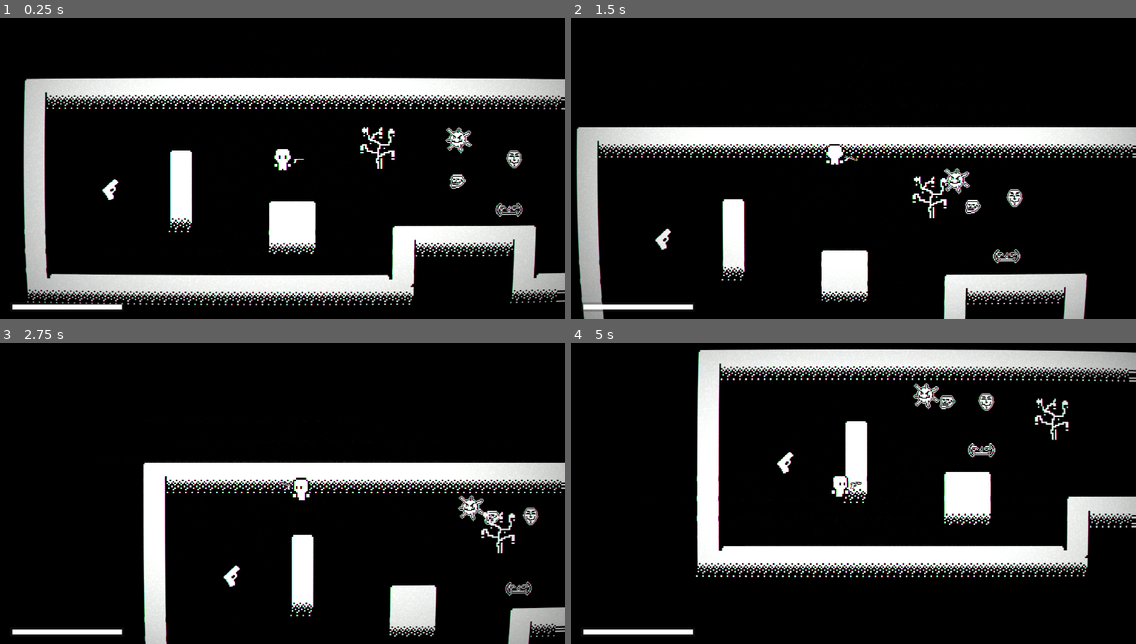
Above: before the commit, frames 1-4 (two rows, left to right).
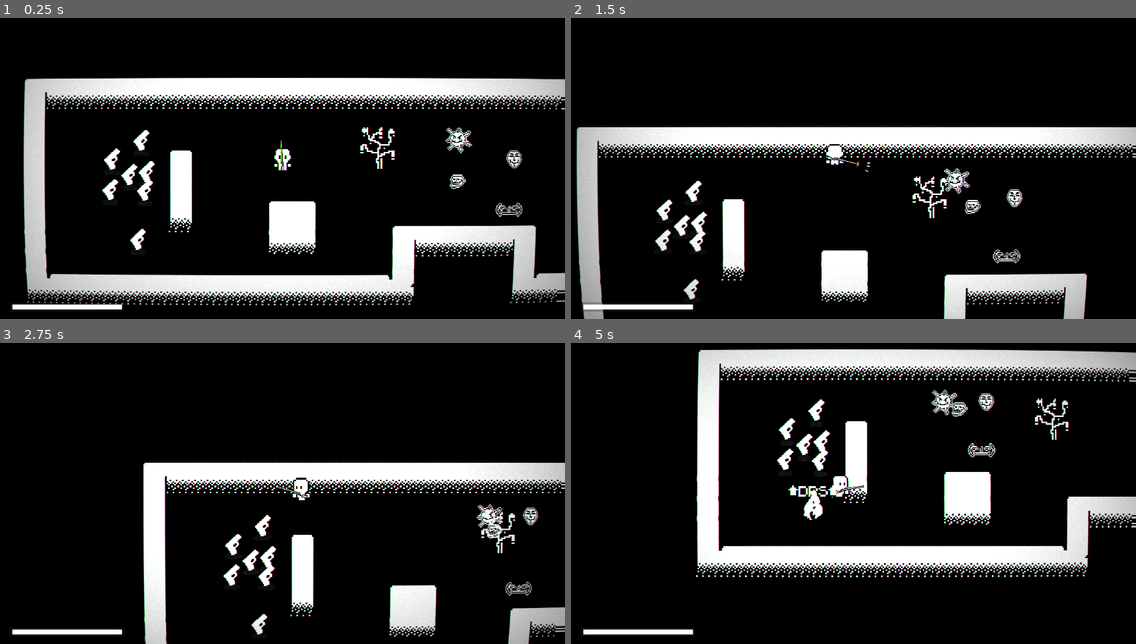
Above: after the commit, the same moments.

Repository: minusxne/GamerDude
Game: Godot game, scene res://survivors_game.tscn
Two runs of this game, one before a commit and one after it. Both use one fixed random seed, a clock stepped at 60 frames per second and the inputs below.
Inputs (mouse positions are in pixels of both pictures, inside the frame that each line leads up to):
- Up to frame 1 (0.25 s): no input
- Up to frame 2 (1.5 s): move the mouse to (825, 222) at 0.52 s; hold W (move_up) from 0.53 s (still down); click (825, 222) at 0.67 s; move the mouse to (1023, 207) at 1.27 s; click (1023, 207) at 1.42 s
- Up to frame 3 (2.75 s): move the mouse to (113, 436) at 2.02 s; release W (move_up) at 2.03 s; hold A (move_left) from 2.03 s (still down); click (113, 436) at 2.17 s
- Up to frame 4 (5 s): move the mouse to (881, 484) at 2.77 s; click (881, 484) at 2.92 s; move the mouse to (768, 406) at 3.52 s; release A (move_left) at 3.53 s; hold S (move_down) 3.53-4.28 s; click (768, 406) at 3.67 s; move the mouse to (977, 469) at 4.27 s; hold D (move_right) from 4.28 s (still down); click (977, 469) at 4.42 s

The runs differ from the first frame. In frame 1, 0.7% of the frame differs, in the area x 18-54%, y 37-78%; in frame 2, 0.8%; in frame 3, 1.3%; in frame 4, 1.6%, in the area x 36-71%, y 13-59%.

Commit message:
feat: integrated first powerup and added minor fixes

Diff:
--- a/powerup.tscn
+++ b/fire_rate_up.tscn
@@ -1,10 +1,87 @@
-[gd_scene load_steps=30 format=3 uid="uid://c2kvcybcbtvu7"]
-
-[ext_resource type="Texture2D" uid="uid://c42juha3siayv" path="res://assets/powerup_icons/Skillicon7_24.png" id="1_f7gwk"]
+[gd_scene load_steps=40 format=3 uid="uid://c2kvcybcbtvu7"]
+
 [ext_resource type="Script" path="res://powerup.gd" id="1_hy6jj"]
 [ext_resource type="Texture2D" uid="uid://wi0gbdxrkj20" path="res://assets/fire_explosion1.png" id="2_00j75"]
+[ext_resource type="Texture2D" uid="uid://bnts2fwu3bp7r" path="res://assets/powerup_effects/up_dps.png" id="2_vfw2o"]
+[ext_resource type="Texture2D" uid="uid://by1t068eov0jc" path="res://assets/fire_explosion2.png" id="3_s2avf"]
 [ext_resource type="Texture2D" uid="uid://c54nexvwxu2vg" path="res://assets/powerups/up_firerate.png" id="4_vw7e1"]
 
+[sub_resource type="AtlasTexture" id="AtlasTexture_mhf5x"]
+atlas = ExtResource("2_vfw2o")
+region = Rect2(0, 0, 64, 16)
+
+[sub_resource type="AtlasTexture" id="AtlasTexture_4j0nk"]
+atlas = ExtResource("2_vfw2o")
+region = Rect2(64, 0, 64, 16)
+
+[sub_resource type="AtlasTexture" id="AtlasTexture_7pkur"]
+atlas = ExtResource("2_vfw2o")
+region = Rect2(128, 0, 64, 16)
+
+[sub_resource type="AtlasTexture" id="AtlasTexture_6bu8p"]
+atlas = ExtResource("2_vfw2o")
+region = Rect2(192, 0, 64, 16)
+
+[sub_resource type="AtlasTexture" id="AtlasTexture_vjv13"]
+atlas = ExtResource("2_vfw2o")
+region = Rect2(0, 16, 64, 16)
+
+[sub_resource type="AtlasTexture" id="AtlasTexture_vh32y"]
+atlas = ExtResource("2_vfw2o")
+region = Rect2(64, 16, 64, 16)
+
+[sub_resource type="AtlasTexture" id="AtlasTexture_5ne5h"]
+atlas = ExtResource("2_vfw2o")
+region = Rect2(128, 16, 64, 16)
+
+[sub_resource type="AtlasTexture" id="AtlasTexture_cnleh"]
+atlas = ExtResource("2_vfw2o")
+region = Rect2(192, 16, 64, 16)
+
+[sub_resource type="AtlasTexture" id="AtlasTexture_b5hf0"]
+atlas = ExtResource("3_s2avf")
+region = Rect2(0, 0, 192, 16)
+
+[sub_resource type="SpriteFrames" id="SpriteFrames_ih8on"]
+animations = [{
+"frames": [{
+"duration": 1.0,
+"texture": SubResource("AtlasTexture_mhf5x")
+}, {
+"duration": 1.0,
+"texture": SubResource("AtlasTexture_4j0nk")
+}, {
+"duration": 1.0,
+"texture": SubResource("AtlasTexture_7pkur")
+}, {
+"duration": 1.0,
+"texture": SubResource("AtlasTexture_6bu8p")
+}, {
+"duration": 1.0,
+"texture": SubResource("AtlasTexture_vjv13")
+}, {
+"duration": 1.0,
+"texture": SubResource("AtlasTexture_vh32y")
+}, {
+"duration": 1.0,
+"texture": SubResource("AtlasTexture_5ne5h")
+}, {
+"duration": 1.0,
+"texture": SubResource("AtlasTexture_cnleh")
+}],
+"loop": true,
+"name": &"default",
+"speed": 18.0
+}, {
+"frames": [{
+"duration": 1.0,
+"texture": SubResource("AtlasTexture_b5hf0")
+}],
+"loop": true,
+"name": &"invisible",
+"speed": 0.0
+}]
+
 [sub_resource type="AtlasTexture" id="AtlasTexture_dtf01"]
 atlas = ExtResource("2_00j75")
 region = Rect2(0, 0, 64, 64)
@@ -52,10 +129,6 @@
 [sub_resource type="AtlasTexture" id="AtlasTexture_e27sp"]
 atlas = ExtResource("2_00j75")
 region = Rect2(704, 0, 64, 64)
-
-[sub_resource type="AtlasTexture" id="AtlasTexture_vc74w"]
-atlas = ExtResource("1_f7gwk")
-region = Rect2(0, 0, 32, 32)
 
 [sub_resource type="AtlasTexture" id="AtlasTexture_jwk0f"]
 atlas = ExtResource("4_vw7e1")
@@ -138,12 +211,9 @@
 }],
 "loop": true,
 "name": &"explode",
-"speed": 24.0
-}, {
-"frames": [{
-"duration": 1.0,
-"texture": SubResource("AtlasTexture_vc74w")
-}, {
+"speed": 18.0
+}, {
+"frames": [{
 "duration": 1.0,
 "texture": SubResource("AtlasTexture_jwk0f")
 }, {
@@ -188,7 +258,15 @@
 collision_mask = 8
 script = ExtResource("1_hy6jj")
 
-[node name="AnimatedSprite2D" type="AnimatedSprite2D" parent="."]
+[node name="pickupeffect" type="AnimatedSprite2D" parent="."]
+unique_name_in_owner = true
+texture_filter = 1
+position = Vector2(1, -65)
+scale = Vector2(3.08594, 2.84375)
+sprite_frames = SubResource("SpriteFrames_ih8on")
+autoplay = "invisible"
+
+[node name="item" type="AnimatedSprite2D" parent="."]
 unique_name_in_owner = true
 z_index = -1
 y_sort_enabled = true
@@ -196,9 +274,8 @@
 position = Vector2(1.90735e-06, -1)
 scale = Vector2(3.8125, 3.58594)
 sprite_frames = SubResource("SpriteFrames_oynfy")
-animation = &"float"
+animation = &"explode"
 autoplay = "float"
-frame_progress = 0.507652
 
 [node name="CollisionShape2D" type="CollisionShape2D" parent="."]
 position = Vector2(2, 18)
@@ -206,4 +283,5 @@
 shape = SubResource("CapsuleShape2D_osar3")
 
 [connection signal="body_entered" from="." to="." method="_on_body_entered"]
-[connection signal="animation_looped" from="AnimatedSprite2D" to="." method="_on_animated_sprite_2d_animation_looped"]
+[connection signal="animation_looped" from="pickupeffect" to="." method="_on_pickupeffect_animation_looped"]
+[connection signal="animation_looped" from="item" to="." method="_on_animated_sprite_2d_animation_looped"]
--- a/gun.gd
+++ b/gun.gd
@@ -4,6 +4,9 @@
 var flipped = false
 var mouse_position = get_global_mouse_position()
 @onready var player = get_node("/root/Game/Player")
+@onready var marker = %ShootingPoint
+@onready var pistol = %Pistol
+@onready var marker_offset_y = marker.position.y - 1
 
 func _physics_process(delta):
 	mouse_position = get_global_mouse_position()
@@ -14,20 +17,27 @@
 		shootcooldown = false
 
 func shoot():
-	%Pistol.play("shoot")
-	%Pistol.frame = 0
+	pistol.play("shoot")
+	pistol.frame = 0
 	const BULLET = preload("res://bullet.tscn")
 	var new_bullet = BULLET.instantiate()
-	new_bullet.global_position = %ShootingPoint.global_position
-	new_bullet.global_rotation = %ShootingPoint.global_rotation
-	%ShootingPoint.add_child(new_bullet)
+	new_bullet.global_position = marker.global_position
+	new_bullet.global_rotation = marker.global_rotation
+	marker.add_child(new_bullet)
 
 func flipGun():
 	var should_flip = mouse_position.x < player.global_position.x
+	pistol.flip_v = should_flip
+
+	if flipped:
+		marker.position.y = -marker_offset_y
+	else:
+		marker.position.y = marker_offset_y
+
+	flipped = should_flip
 
 	if (should_flip != flipped):
-		%Pistol.flip_v = should_flip
-		flipped = should_flip
+		pistol.flip_v = should_flip
 
 
 func fire_rate_up():
--- a/gun.tscn
+++ b/gun.tscn
@@ -74,13 +74,13 @@
 [node name="Pistol" type="AnimatedSprite2D" parent="WeaponPivot"]
 unique_name_in_owner = true
 texture_filter = 1
-position = Vector2(56, 1)
-scale = Vector2(2.3375, 2.01136)
+position = Vector2(63, 1)
+scale = Vector2(2.58437, 2.36648)
 sprite_frames = SubResource("SpriteFrames_q2a0s")
 
 [node name="ShootingPoint" type="Marker2D" parent="WeaponPivot/Pistol"]
 unique_name_in_owner = true
-position = Vector2(6.2069, -4.52601)
+position = Vector2(7.42082, -3.03448)
 
 [node name="Timer" type="Timer" parent="."]
 unique_name_in_owner = true
--- a/player.tscn
+++ b/player.tscn
@@ -1,9 +1,9 @@
-[gd_scene load_steps=57 format=3 uid="uid://c2wsmmjynx08p"]
+[gd_scene load_steps=56 format=3 uid="uid://c2wsmmjynx08p"]
 
 [ext_resource type="Script" path="res://player.gd" id="1_kp1ik"]
 [ext_resource type="Texture2D" uid="uid://6n8x4j40g5c7" path="res://characters/ROGdude/idle.png" id="2_xn5gq"]
 [ext_resource type="Texture2D" uid="uid://bec380iew8qpu" path="res://characters/ROGdude/walk.png" id="3_3b055"]
-[ext_resource type="PackedScene" uid="uid://cemgbe80y46kd" path="res://gun.tscn" id="4_uev3d"]
+[ext_resource type="PackedScene" uid="uid://u44hfyodoymr" path="res://shotgun.tscn" id="4_w03hp"]
 
 [sub_resource type="AtlasTexture" id="AtlasTexture_urqs1"]
 atlas = ExtResource("2_xn5gq")
@@ -389,9 +389,6 @@
 
 [sub_resource type="CircleShape2D" id="CircleShape2D_rtbhd"]
 radius = 40.0
-
-[sub_resource type="CircleShape2D" id="CircleShape2D_m8nj3"]
-radius = 39.0128
 
 [node name="Player" type="CharacterBody2D"]
 collision_layer = 9
@@ -427,11 +424,5 @@
 shape = SubResource("CircleShape2D_rtbhd")
 debug_color = Color(0.922377, 5.10186e-05, 0.687741, 0.42)
 
-[node name="Gun" parent="." instance=ExtResource("4_uev3d")]
-
-[node name="Area2D" type="Area2D" parent="."]
-collision_layer = 8
-
-[node name="CollisionShape2D2" type="CollisionShape2D" parent="Area2D"]
-position = Vector2(0, -5)
-shape = SubResource("CircleShape2D_m8nj3")
+[node name="Shotgun" parent="." instance=ExtResource("4_w03hp")]
+position = Vector2(0, 14)
--- a/powerup.gd
+++ b/powerup.gd
@@ -8,10 +8,14 @@
 	pass
 
 func _on_body_entered(body: Node2D) -> void:
+	if (%item!=null):
+		%item.scale = Vector2(2.2, 2.2)
+		%item.position = %item.position - Vector2(0, 15)
+		%item.play("explode")
 	picked_up = true
-	%AnimatedSprite2D.scale = Vector2(2.2, 2.2)
-	%AnimatedSprite2D.position = %AnimatedSprite2D.position - Vector2(0, 15)
-	%AnimatedSprite2D.play("explode")
+	if (%pickupeffect != null):
+		%pickupeffect.play("default")
+	# increase fire rate of current weapon
 	if (gun != null):
 		gun.fire_rate_up()
 	if (shotgun != null):
@@ -20,4 +24,9 @@
 
 func _on_animated_sprite_2d_animation_looped() -> void:
 	if (picked_up):
+		%item.queue_free()
 		queue_free()
+
+
+func _on_pickupeffect_animation_looped() -> void:
+	%pickupeffect.queue_free()
--- a/project.godot
+++ b/project.godot
@@ -84,6 +84,9 @@
 window/size/viewport_width=1920
 window/size/viewport_height=1080
 window/stretch/mode="viewport"
+mouse_cursor/custom_image="res://assets/cursor.png"
+mouse_cursor/custom_image_hotspot=Vector2(16, 16)
+mouse_cursor/tooltip_position_offset=Vector2(0, 0)
 
 [dotnet]
 
--- a/shotgun.gd
+++ b/shotgun.gd
@@ -16,7 +16,7 @@
 func shoot():
 	const BULLET = preload("res://bullet.tscn")
 	const BULLET_COUNT = 4  # Number of bullets to shoot (spread)
-	const SPREAD_ANGLE = deg_to_rad(10)  # Spread angle in radians (adjust as needed)
+	const SPREAD_ANGLE = deg_to_rad(20)  # Spread angle in radians (adjust as needed)
 	%Shotgun.play("shoot")
 	%Shotgun.frame = 0
 	for i in range(BULLET_COUNT):
@@ -30,7 +30,8 @@
 
 
 func fire_rate_up():
-	%Timer.wait_time = %Timer.wait_time - 0.05
+	%Timer.wait_time = %Timer.wait_time - 0.10
+	print(%Timer.wait_time)
 
 func flipGun():
 	var should_flip = mouse_position.x < player.global_position.x
--- a/shotgun.tscn
+++ b/shotgun.tscn
@@ -88,7 +88,7 @@
 
 [node name="Timer" type="Timer" parent="."]
 unique_name_in_owner = true
-wait_time = 0.784
+wait_time = 0.8
 autostart = true
 
 [connection signal="animation_finished" from="Shotgun" to="." method="_on_shotgun_animation_finished"]
--- a/survivors_game.tscn
+++ b/survivors_game.tscn
@@ -9,7 +9,7 @@
 [ext_resource type="PackedScene" uid="uid://bu8ksvemwyy6m" path="res://enemy_anon.tscn" id="8_mm500"]
 [ext_resource type="PackedScene" uid="uid://cmc6vbae6ysuv" path="res://enemy_virus.tscn" id="9_iugxf"]
 [ext_resource type="PackedScene" uid="uid://bt2rab5k2tnj7" path="res://enemy_lenny.tscn" id="9_w20ad"]
-[ext_resource type="PackedScene" uid="uid://c2kvcybcbtvu7" path="res://powerup.tscn" id="10_v228s"]
+[ext_resource type="PackedScene" uid="uid://c2kvcybcbtvu7" path="res://fire_rate_up.tscn" id="10_v228s"]
 
 [sub_resource type="ShaderMaterial" id="ShaderMaterial_sigjn"]
 shader = ExtResource("2_1ia4y")
@@ -669,5 +669,23 @@
 [node name="powerup" parent="." instance=ExtResource("10_v228s")]
 position = Vector2(390, 616)
 
+[node name="powerup_fire_rate_up" parent="." instance=ExtResource("10_v228s")]
+position = Vector2(484, 786)
+
+[node name="powerup_fire_rate_up2" parent="." instance=ExtResource("10_v228s")]
+position = Vector2(496, 448)
+
+[node name="powerup_fire_rate_up3" parent="." instance=ExtResource("10_v228s")]
+position = Vector2(508, 618)
+
+[node name="powerup_fire_rate_up4" parent="." instance=ExtResource("10_v228s")]
+position = Vector2(455, 565)
+
+[node name="powerup_fire_rate_up5" parent="." instance=ExtResource("10_v228s")]
+position = Vector2(514, 554)
+
+[node name="powerup_fire_rate_up6" parent="." instance=ExtResource("10_v228s")]
+position = Vector2(396, 512)
+
 [connection signal="health_depleted" from="Player" to="." method="_on_player_health_depleted"]
 [connection signal="timeout" from="Timer" to="." method="_on_timer_timeout"]
Binary file added: assets/cursor.png
Not shown, added: assets/cursor.png.import
Binary file added: assets/powerup_effects/up_dps.ase
Binary file added: assets/powerup_effects/up_dps.png
Not shown, added: assets/powerup_effects/up_dps.png.import
Binary file changed: assets/powerups/up_firerate.png
